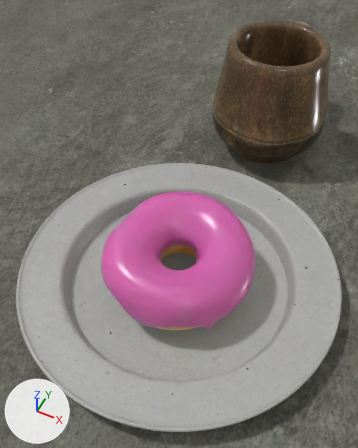
An edit to the Blender file BlenderGuru/Donut2.blend, drawn before and after from the same camera.
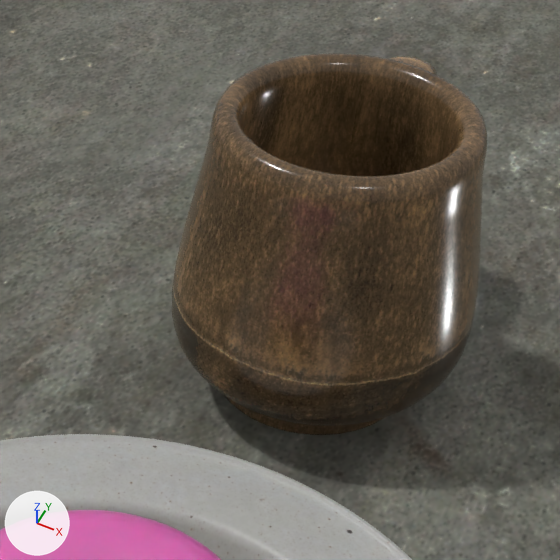
There are two pictures of each version: one whole from a camera (50 mm lens) standing at (0.29, -0.58, 0.91) and looking at (-0.051, 0.102, 0.058), one close up on the part from 41% to 100% of the width and 0% to 47% of the height. The lights are fixed; the arrows at lower left show +X, +Y and +Z. The last two pictures show the newer version.
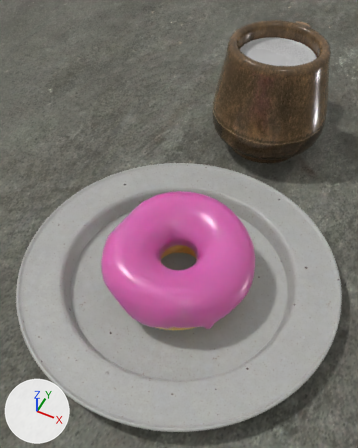
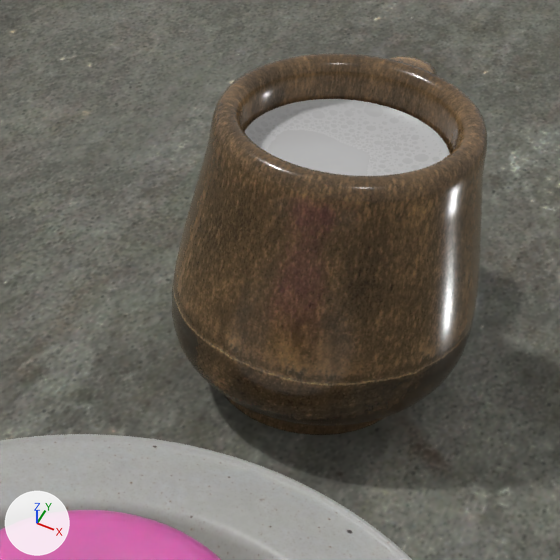
Where the change shows, as pixel boxes (x1, y1, x2, y2) in the close-ups (560 x 560 px):
'Cylinder.001', added
    after: (244, 99, 450, 176)

Patch to the scene script:
```diff
--- a/BlenderGuru/Donut2.blend.py
+++ b/BlenderGuru/Donut2.blend.py
@@ img_poliigon_foodcoffee_10827_ambientocclusion_2k_jpg @@
+img_poliigon_foodcoffee_10827_ambientocclusion_2k_jpg = load_image('Poliigon_FoodCoffee_10827_AmbientOcclusion_2K_jpg', 'donut_textures/coffee_foam/Poliigon_FoodCoffee_10827_AmbientOcclusion.jpg', 2048, 2048, 'Non-Color')
@@ img_poliigon_foodcoffee_10827_metallic_2k_jpg @@
+img_poliigon_foodcoffee_10827_metallic_2k_jpg = load_image('Poliigon_FoodCoffee_10827_Metallic_2K_jpg', 'donut_textures/coffee_foam/Poliigon_FoodCoffee_10827_Metallic.jpg', 2048, 2048, 'Non-Color')
@@ img_poliigon_foodcoffee_10827_normal_2k_jpg @@
+img_poliigon_foodcoffee_10827_normal_2k_jpg = load_image('Poliigon_FoodCoffee_10827_Normal_2K_jpg', 'donut_textures/coffee_foam/Poliigon_FoodCoffee_10827_Normal.png', 2048, 2048, 'Non-Color')
@@ img_poliigon_foodcoffee_10827_roughness_2k_jpg @@
+img_poliigon_foodcoffee_10827_roughness_2k_jpg = load_image('Poliigon_FoodCoffee_10827_Roughness_2K_jpg', 'donut_textures/coffee_foam/Poliigon_FoodCoffee_10827_Roughness.jpg', 2048, 2048, 'Non-Color')
@@ mat_poliigon_foodcoffee_10827_2k @@
+mat_poliigon_foodcoffee_10827_2k = bpy.data.materials.new('Poliigon_FoodCoffee_10827_2K')
+# uses the picture img_poliigon_foodcoffee_10827_ambientocclusion_2k_jpg
+# uses the picture img_poliigon_foodcoffee_10827_metallic_2k_jpg
+# uses the picture img_poliigon_foodcoffee_10827_normal_2k_jpg
+# uses the picture img_poliigon_foodcoffee_10827_roughness_2k_jpg
@@ me_cylinder_001 @@
+me_cylinder_001.from_pydata(...)  # 49 vertices, 33 faces; spans x -0.098..0.098, y -0.139..0.098, z -0.079..0.104
+me_cylinder_001.polygons.foreach_set('use_smooth', [True] * 33)
+me_cylinder_001.materials.append(mat_poliigon_foodcoffee_10827_2k)  # its picture is missing
@@ ob_cylinder_001 @@
+ob_cylinder_001 = bpy.data.objects.new('Cylinder.001', me_cylinder_001)
+ob_cylinder_001.location = (0.0, 0.55, 0.159)
+_m = ob_cylinder_001.modifiers.new('Subdivision', 'SUBSURF')
+_m.levels = 2
```
